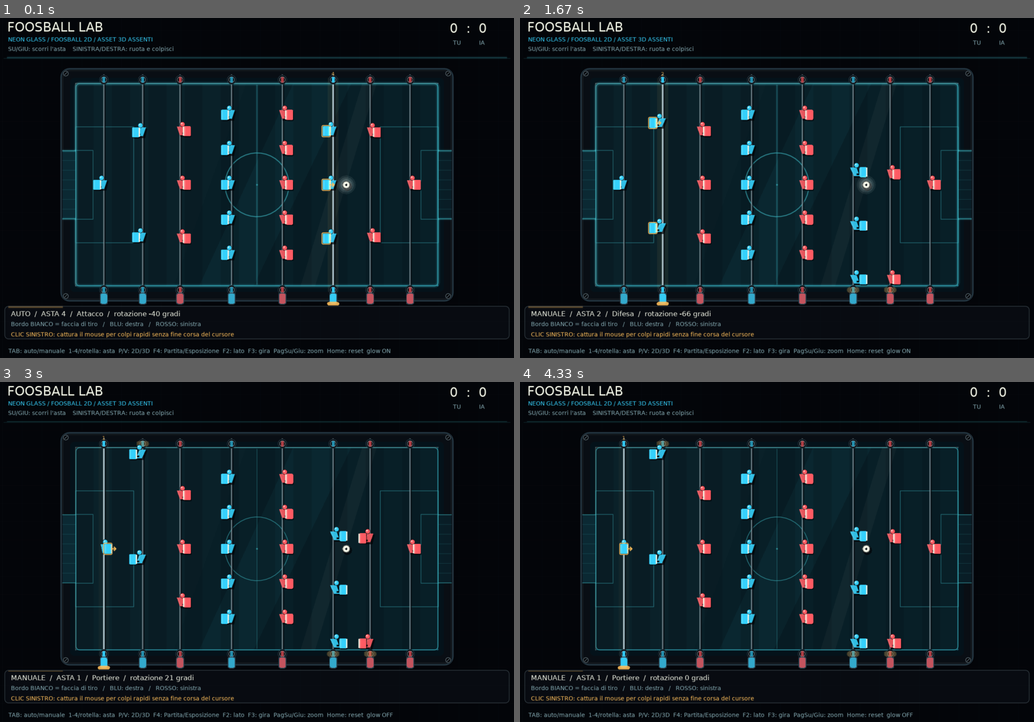
Above: before the commit, frames 1-4 (two rows, left to right).
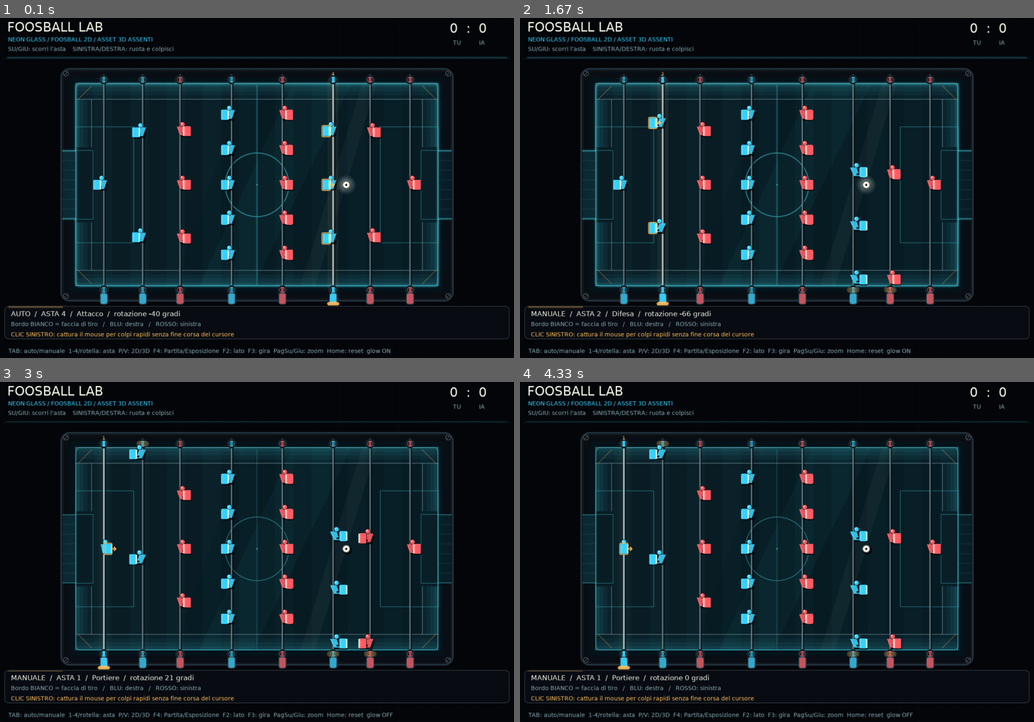
Above: after the commit, the same moments.

Repository: Askeladd22/FoosballPhysicsLab
Game: LÖVE game, started from main.lua
The game is run twice, just before and just after one commit, with the same random seed, the same clock (stepped at 60 frames per second) and the same inputs.
Inputs (mouse positions are in pixels of both pictures, inside the frame that each line leads up to):
- Up to frame 1 (0.1 s): no input
- Up to frame 2 (1.67 s): hold Right 0.33-0.8 s; move the mouse to (756, 201) at 0.37 s; tap 2 at 0.83 s; hold Right 1.17-1.63 s; move the mouse to (648, 191) at 1.2 s
- Up to frame 3 (3 s): hold Left 1.67-2.2 s; move the mouse to (92, 497) at 1.7 s; tap 1 at 1.82 s; hold Left 2.23-2.63 s; move the mouse to (334, 429) at 2.27 s; hold Right from 2.67 s (still down); move the mouse to (318, 582) at 2.7 s; tap G at 2.82 s
- Up to frame 4 (4.33 s): release Right at 3.3 s; hold Left 3.33-3.8 s; move the mouse to (638, 422) at 3.37 s; tap 1 at 3.48 s; hold Right 3.83-4.3 s; move the mouse to (653, 484) at 3.87 s; tap C at 3.98 s

The runs differ from the first frame. In frame 1, 3.3% of the frame differs, in the area x 14-86%, y 19-79%; in frame 2, 3.2%; in frame 3, 3.4%; in frame 4, 3.4%.

Commit message:
feat(foosball): render visible anti-dead-zone ramps in 2D fallback

Diff:
--- a/main.lua
+++ b/main.lua
@@ -395,6 +395,7 @@
         lg.scale(scale)
         Camera.apply(lg)
         pitch()
+        Theme.drawRamps(lg,Model.Ramps,Model.W,Model.H,Model.GOAL_HALF,Model.BALL_RADIUS)
         rods()
         drawBall()
         lg.pop()
